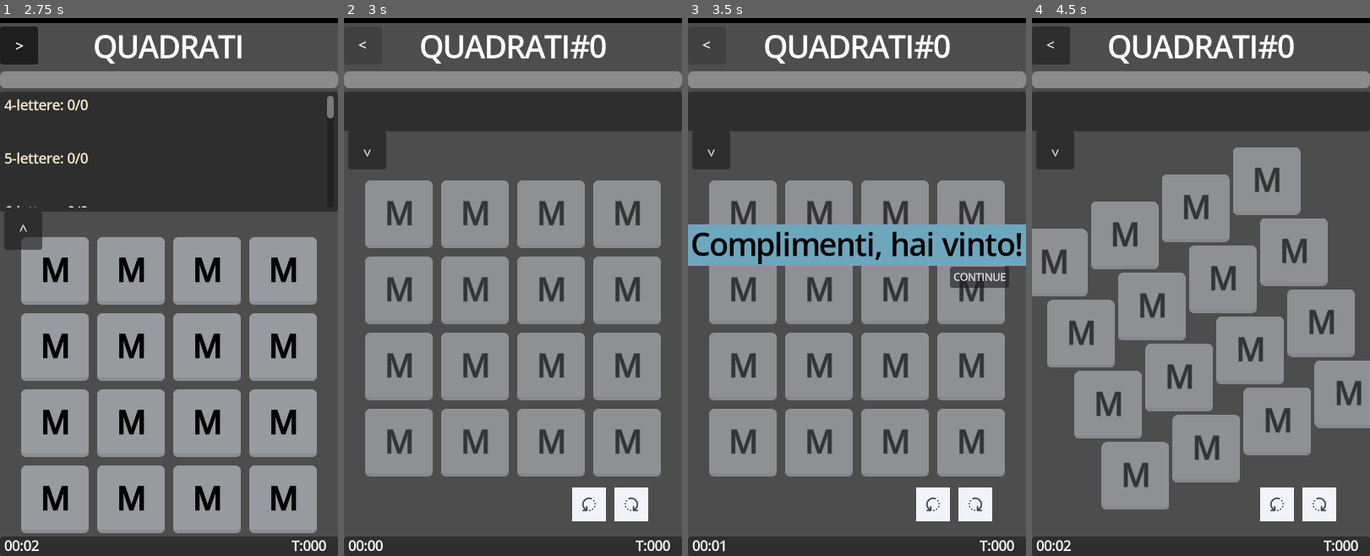
Above: before the commit, frames 1-4 (left to right).
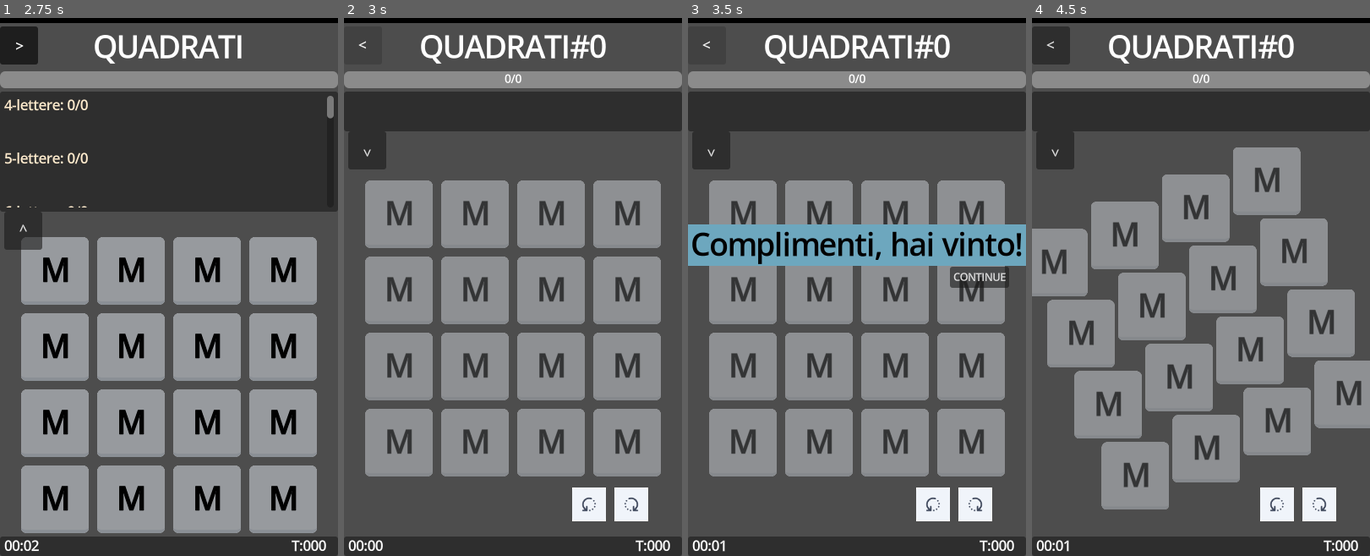
Above: after the commit, the same moments.

Repository: MarcoRizz/quadrati
Game: Godot game, scene res://scenes/main.tscn
The game is run twice, just before and just after one commit, with the same random seed, the same clock (stepped at 60 frames per second) and the same inputs.
Inputs (mouse positions are in pixels of both pictures, inside the frame that each line leads up to):
- Up to frame 1 (2.75 s): click "<" at 0.5 s; click "^" at 1.25 s; click (54, 270) at 2.02 s
- Up to frame 2 (3 s): click "<" at 2.75 s
- Up to frame 3 (3.5 s): no input
- Up to frame 4 (4.5 s): click "CONTINUE" at 3.5 s; click (1275, 502) at 4.25 s

Frame 1 is identical in both runs. In frame 2, less than 0.1% of the frame differs, in the area x 47-53%, y 10-13%; in frame 3, less than 0.1%; in frame 4, less than 0.1%, in the area x 9-53%, y 10-100%.
Error in both runs: Trying to assign value of type 'Nil' to a variable of type 'Dictionary'. (res://scripts/main.gd:92)

Commit message:
some bonus UI

Diff:
--- a/scenes/main_game.tscn
+++ b/scenes/main_game.tscn
@@ -7,6 +7,13 @@
 [ext_resource type="PackedScene" uid="uid://cbbhu4y4ff6ye" path="res://scenes/wordpanel.tscn" id="5_o0gvf"]
 [ext_resource type="Texture2D" uid="uid://cohsvggssqult" path="res://assets/rotate.png" id="6_va4aj"]
 [ext_resource type="PackedScene" uid="uid://50quxcmfn0nb" path="res://scenes/stats.tscn" id="7_js6ms"]
+
+[sub_resource type="StyleBoxFlat" id="StyleBoxFlat_iiiim"]
+bg_color = Color(0.125, 0.698, 0.667, 1)
+corner_radius_top_left = 15
+corner_radius_top_right = 15
+corner_radius_bottom_right = 15
+corner_radius_bottom_left = 15
 
 [sub_resource type="StyleBoxEmpty" id="StyleBoxEmpty_e7gxh"]
 
@@ -36,6 +43,29 @@
 show_percentage = false
 script = ExtResource("4_gwx55")
 
+[node name="CenterContainer" type="CenterContainer" parent="VBox/ProgressBar"]
+layout_mode = 1
+anchors_preset = 15
+anchor_right = 1.0
+anchor_bottom = 1.0
+grow_horizontal = 2
+grow_vertical = 2
+
+[node name="HBoxContainer" type="HBoxContainer" parent="VBox/ProgressBar/CenterContainer"]
+layout_mode = 2
+
+[node name="ProgressPoints" type="Label" parent="VBox/ProgressBar/CenterContainer/HBoxContainer"]
+layout_mode = 2
+theme_override_font_sizes/font_size = 13
+text = "0/0"
+
+[node name="ProgressBonusPoints" type="Label" parent="VBox/ProgressBar/CenterContainer/HBoxContainer"]
+visible = false
+layout_mode = 2
+theme_override_colors/font_color = Color(0.12549, 0.698039, 0.666667, 1)
+theme_override_font_sizes/font_size = 13
+text = "+(0)"
+
 [node name="WordPanel" parent="VBox" instance=ExtResource("5_o0gvf")]
 custom_minimum_size = Vector2(0, 0)
 layout_mode = 2
@@ -48,6 +78,32 @@
 horizontal_alignment = 1
 vertical_alignment = 1
 script = ExtResource("3_2dkqv")
+
+[node name="PanelBonus" type="PanelContainer" parent="VBox/Display"]
+visible = false
+layout_mode = 1
+anchors_preset = -1
+anchor_left = 0.954
+anchor_top = 1.128
+anchor_right = 0.954
+anchor_bottom = 1.128
+offset_left = -81.6
+offset_top = -36.4
+offset_right = 3.39996
+offset_bottom = -6.4
+rotation = -0.349066
+pivot_offset = Vector2(35, 12)
+theme_override_styles/panel = SubResource("StyleBoxFlat_iiiim")
+
+[node name="LabelBonus" type="Label" parent="VBox/Display/PanelBonus"]
+layout_mode = 2
+theme_override_font_sizes/font_size = 18
+text = "BONUS"
+horizontal_alignment = 1
+vertical_alignment = 1
+
+[node name="TimerBonus" type="Timer" parent="VBox/Display/PanelBonus"]
+one_shot = true
 
 [node name="Grid" parent="VBox" instance=ExtResource("1_uubdm")]
 layout_mode = 2
@@ -104,6 +160,8 @@
 [connection signal="initials_threshold_signal" from="VBox/ProgressBar" to="VBox/Grid" method="_on_progress_bar_initials_threshold_signal"]
 [connection signal="expand" from="VBox/WordPanel" to="." method="_on_word_panel_expand"]
 [connection signal="show_path" from="VBox/WordPanel" to="." method="_on_wordpanel_show_path"]
+[connection signal="visibility_changed" from="VBox/Display/PanelBonus" to="VBox/Display" method="_on_panel_bonus_visibility_changed"]
+[connection signal="timeout" from="VBox/Display/PanelBonus/TimerBonus" to="VBox/Display" method="_on_timer_bonus_timeout"]
 [connection signal="attempt_changed" from="VBox/Grid" to="VBox/Display" method="_on_grid_attempt_changed"]
 [connection signal="clear" from="VBox/Grid" to="." method="_on_grid_clear"]
 [connection signal="clear" from="VBox/Grid" to="VBox/Display" method="_on_grid_clear"]
--- a/scripts/display.gd
+++ b/scripts/display.gd
@@ -1,4 +1,7 @@
 extends Label
+
+@onready var timer_obj: Timer = $PanelBonus/TimerBonus
+@onready var panel_bonus_obj: PanelContainer = $PanelBonus
 
 
 # Called when the node enters the scene tree for the first time.
@@ -15,3 +18,12 @@
 
 func _on_grid_clear() -> void:
 	text = ""
+
+
+func _on_panel_bonus_visibility_changed() -> void:
+	if panel_bonus_obj.visible:
+		timer_obj.start()
+
+
+func _on_timer_bonus_timeout() -> void:
+	panel_bonus_obj.hide()
--- a/scripts/main_game.gd
+++ b/scripts/main_game.gd
@@ -13,6 +13,7 @@
 @onready var wordPanel_obj = $VBox/WordPanel
 @onready var progressBar_obj = $VBox/ProgressBar
 @onready var stats_obj = $VBox/Stats
+@onready var panel_bonus_obj: PanelContainer = $VBox/Display/PanelBonus
 
 signal attempt_result(word_finded: AttemptResult, word: String)
 signal game_complete()
@@ -72,10 +73,11 @@
 			stats_obj.add_attempt(result, word)
 			if result == AttemptResult.NEW_FIND:
 				wordPanel_obj.add_word(word)
-				progressBar_obj.increase(word)
+				progressBar_obj.increase(word.length())
 			elif result == AttemptResult.BONUS:
 				wordPanel_obj.add_bonus(word)
-				progressBar_obj.increase_bonus(word)
+				progressBar_obj.increase_bonus(word.length())
+				panel_bonus_obj.show()
 			attempt_result.emit(result, word)
 
 
@@ -87,7 +89,7 @@
 	# Aggiungi le parole
 	for i_parola in data.words:
 		words.append(i_parola)
-		progressBar_obj.max_value += i_parola.length()
+		progressBar_obj.increase_max_value(i_parola.length())
 
 	# Salvo le posizioni iniziali
 	for i_start in data.startingLinks:
@@ -108,17 +110,17 @@
 		for i_parola in save.wordsFinded:
 			words_finded.append(i_parola)
 			wordPanel_obj.add_word(i_parola)
-			progressBar_obj.increase(i_parola)
+			progressBar_obj.increase(i_parola.length())
 			grid_obj.set_answer(AttemptResult.NEW_FIND, i_parola)
 
 	if save.has("bonusFinded"):
 		for i_parola in save.bonusFinded:
 			bonus_finded.append(i_parola)
 			wordPanel_obj.add_bonus(i_parola)
-			progressBar_obj.increase_bonus(i_parola)
+			progressBar_obj.increase_bonus(i_parola.length())
 
 	# Carico le statistiche
-	if save.has("stats"):
+	if save.has("stats") and not save["stats"].is_empty():
 		stats_obj.time = save.stats.timer
 		stats_obj.set_attempts(save.stats.attempts_n)
 
@@ -153,7 +155,7 @@
 		# Per le parole bonus non ho startingWords, devo trovarla manualmente
 		for x in range(0, 4):
 			for y in range(0, 4):
-				var path
+				var path : Array[Vector2] = []
 				if grid_obj.tiles[x][y].get_letter() == word[0]:
 					path = find_path_recursive_step([Vector2(x, y)], 0, word)
 				if not path.is_empty():
@@ -183,6 +185,7 @@
 
 func _on_grid_clear() -> void:
 	if progressBar_obj.value >= progressBar_obj.max_value and not grid_obj.yesterday_mode:
+		stats_obj.set_process(false)
 		game_complete.emit()
 
 
--- a/scripts/progress_bar.gd
+++ b/scripts/progress_bar.gd
@@ -2,24 +2,44 @@
 
 signal initials_threshold_signal
 
+@onready var progress_points_obj: Label = $CenterContainer/HBoxContainer/ProgressPoints
+@onready var progress_bonus_points_obj: Label = $CenterContainer/HBoxContainer/ProgressBonusPoints
+
 var initials_threshold = false
+var bonus_points = 0
 
 # Called when the node enters the scene tree for the first time.
 func _ready() -> void:
 	pass # Replace with function body.
 
-func increase(word: String) -> void:
-	value += word.length()
+
+func increase(amount: int) -> void:
+	value += amount
+	update_labels()
 
 	if not initials_threshold and value * 3.0 > max_value * 1.0:
 		initials_threshold = true
 		initials_threshold_signal.emit()
 
-func increase_bonus(word: String) -> void:
-	max_value += word.length()
-	increase(word)
+
+func increase_max_value(amount: int) -> void:
+	max_value += amount
+	update_labels()
+
+func increase_bonus(amount: int) -> void:
+	max_value += amount
+	bonus_points += amount
+	increase(amount)
 
 func reset():
 	max_value = 0
 	value = 0
+	bonus_points = 0
 	initials_threshold = false
+	update_labels()
+
+func update_labels():
+	progress_points_obj.text = "%01d/%01d" % [value - bonus_points, max_value - bonus_points]
+	progress_bonus_points_obj.text = "+ (%01d)" % bonus_points
+
+	progress_bonus_points_obj.visible = not bonus_points == 0
Not shown: 1 places in scenes/main_game.tscn that only renumber resources
